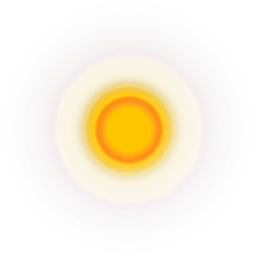
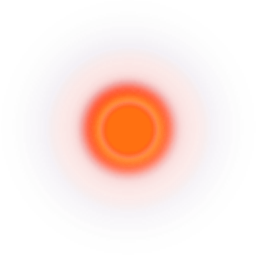
Layer changes from the first 256 × 256 image to the second:
hid "orange emitter" over (32, 34, 224, 224)
added layer "OrangeEmitter" above "red emitter" over (32, 34, 224, 224)
